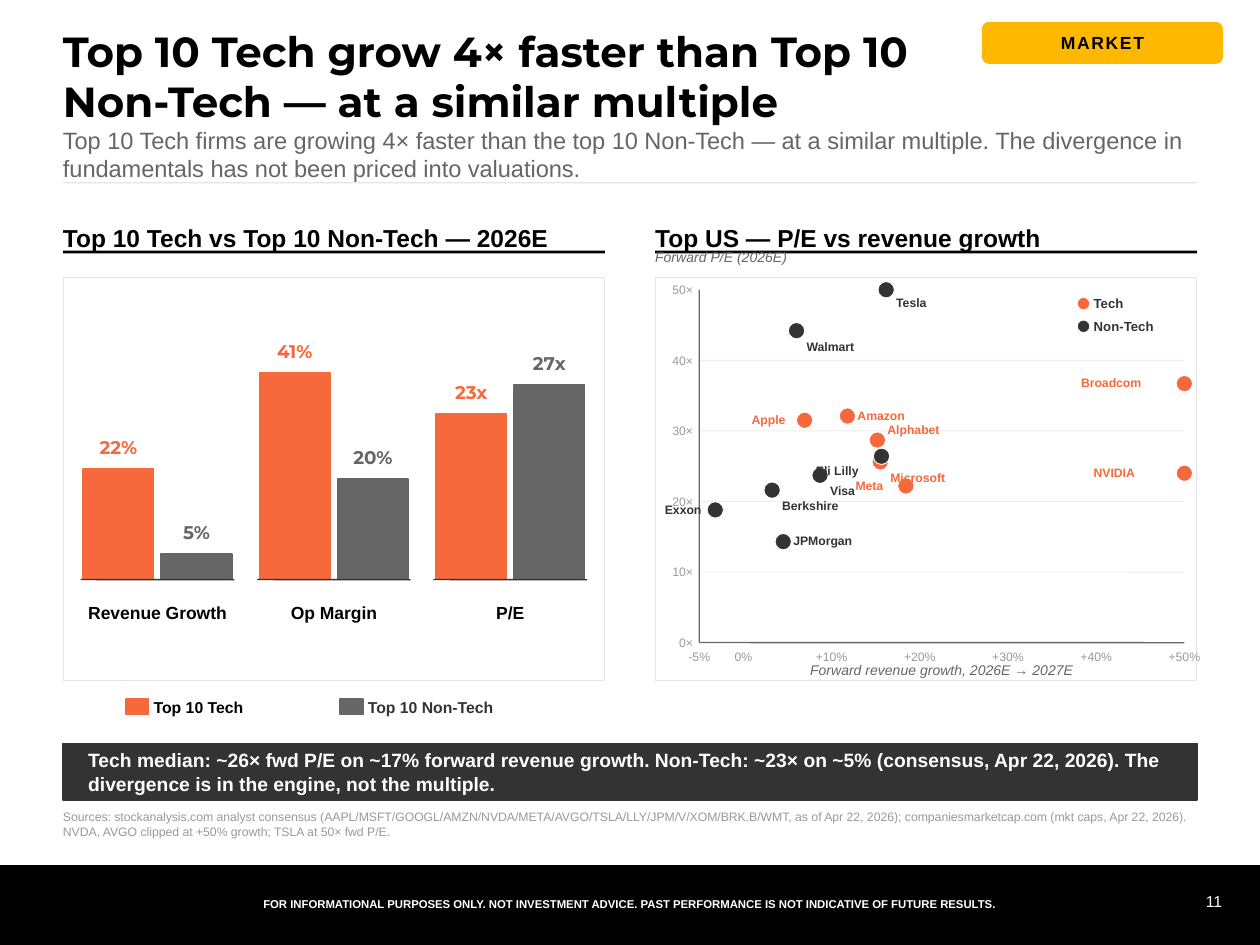
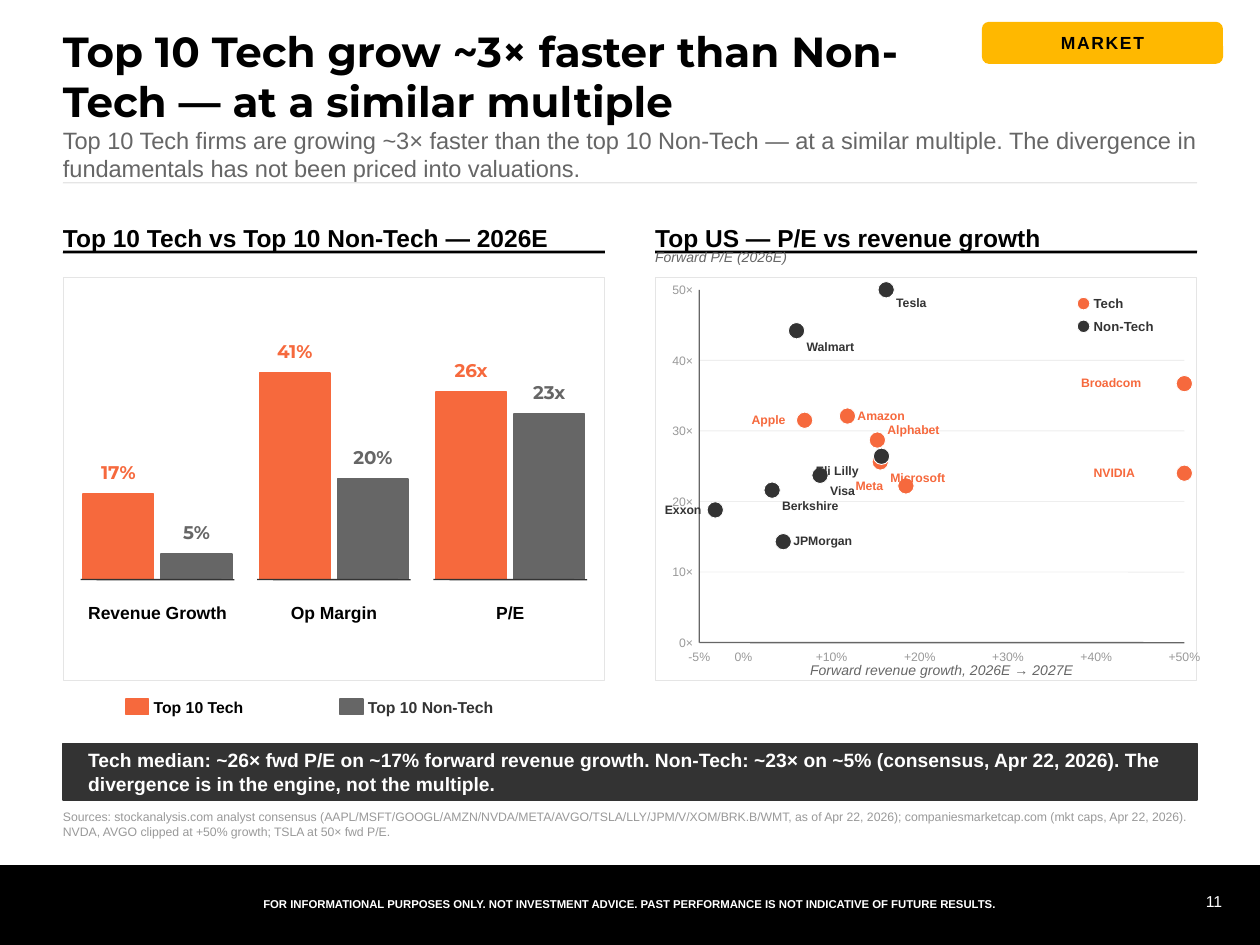
Before and after one commit to samuelcmcclellan-cell/ai-markets-deck, a slide deck: slide 11 of ai-markets-deck.pptx. Drawn at 1260x945 pixels with LibreOffice and Linux fonts; fonts in the diff are those of the drawing. Boxes give left, top, right and bottom in pixels: in the first picture for what was removed or moved away, otherwise in the second. Text is boxed around its words. In the diff, an @@ line names an element or a change of style, - is before the commit and + after.

```diff
--- a/ai-markets-deck.pptx
+++ b/ai-markets-deck.pptx
@@ text at (63,35,898,125): text changed @@
-Top 10 Tech grow 4× faster than Top 10 Non-Tech — at a similar multiple
+Top 10 Tech grow ~3× faster than Non-Tech — at a similar multiple
@@ text at (63,132,1196,182): text changed @@
-Top 10 Tech firms are growing 4× faster than the top 10 Non-Tech — at a similar multiple. The divergence in fundamentals has not been priced into valuations.
+Top 10 Tech firms are growing ~3× faster than the top 10 Non-Tech — at a similar multiple. The divergence in fundamentals has not been priced into valuations.
@@ text removed at (533,357,566,370) @@
-27x
@@ text added at (455,364,488,377), 10.5 pt, text #F6693D, bold @@
+26x
@@ text "23x": place and size @@
-text "23x" at (455,386,487,399)
+text "23x" at (533,386,565,399)
@@ text "23x" at (533,386,565,399): text colour #F6693D to #666666 @@
@@ rectangle: place and size @@
-rectangle at (436,415,507,580)
+rectangle at (436,392,507,580)
@@ rectangle: place and size @@
-rectangle at (514,386,585,580)
+rectangle at (514,415,585,580)
@@ text at (101,466,136,479): text changed @@
-22%
+17%
@@ rectangle: place and size @@
-rectangle at (83,469,154,580)
+rectangle at (83,494,154,580)
```
Also in this commit, not shown: 19 other slides changed, 2 slides added, 1 slide removed, 42 other files.
